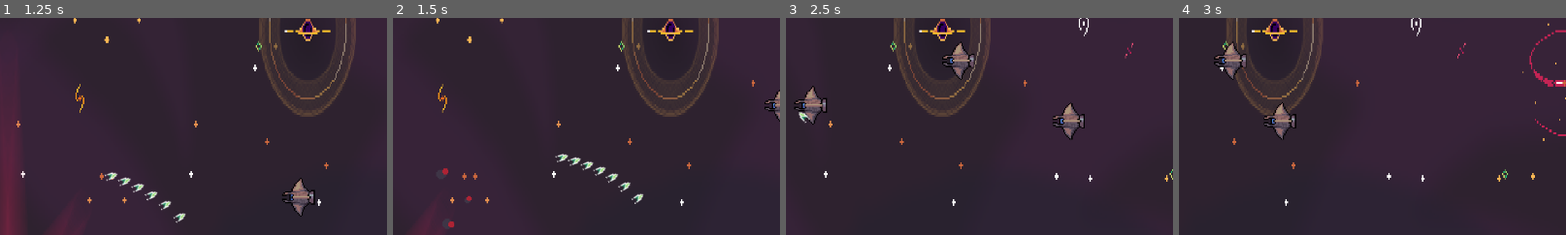
Above: before the commit, frames 1-4 (left to right).
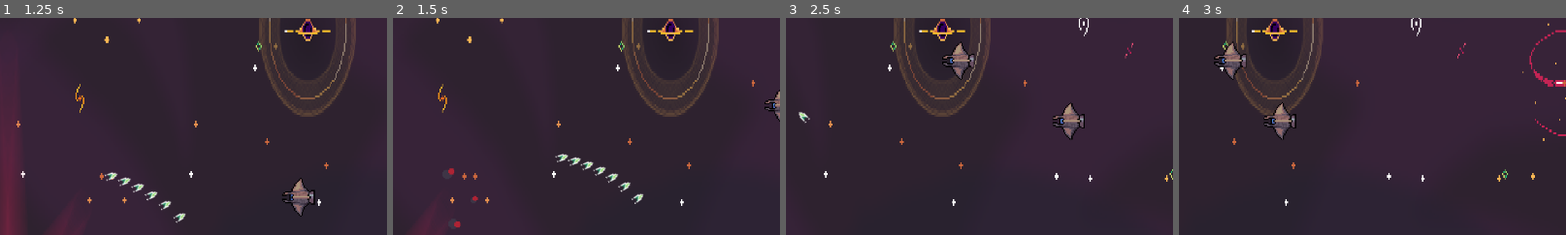
Above: after the commit, the same moments.

Repository: amantenoah/03-Shoot-EEm-Up
Game: Godot game, scene res://game_scene.tscn
The game is run twice, just before and just after one commit, with the same random seed, the same clock (stepped at 60 frames per second) and the same inputs.
Inputs (mouse positions are % of the whole screen's width and height, from its top left):
- Up to frame 1 (1.25 s): move the mouse to (72, 45) at 0.52 s; press the mouse at (72, 45) at 0.53 s; hold D (right) from 0.53 s (still down)
- Up to frame 2 (1.5 s): move the mouse to (30, 55) at 1.27 s; release D (right) at 1.28 s; release the mouse at (30, 55) at 1.28 s; hold S (down) from 1.28 s (still down); click (30, 55) at 1.35 s
- Up to frame 3 (2.5 s): move the mouse to (60, 28) at 2.02 s; release S (down) at 2.03 s; press the mouse at (60, 28) at 2.03 s; hold D (right) from 2.03 s (still down)
- Up to frame 4 (3 s): move the mouse to (45, 70) at 2.77 s; release D (right) at 2.78 s; release the mouse at (45, 70) at 2.78 s; hold W (up) from 2.78 s (still down); click (45, 70) at 2.85 s
The pictures show only the part of the screen within x 18-67%, y 24-74%; the shares and areas given below are measured in that part.

Frame 1 is identical in both runs. In frame 2, 0.2% of the frame differs, in the area x 12-23%, y 69-97%; in frame 3, 0.6%, in the area x 2-11%, y 31-50%; in frame 4, nothing differs.

Commit message:
redid enemy offscreen using built-in godot signals

Diff:
--- a/shoot-em-up/enemy.gd
+++ b/shoot-em-up/enemy.gd
@@ -10,7 +10,7 @@
 	# Find the Parallax2D node (adjust path as needed)
 	parallax_speed_reference = get_node("/root/Main/Parallax2D")
 
-func _process(delta: float) -> void:
+func _physics_process(delta: float) -> void:
 	# Get current parallax scroll speed
 	var background_speed = 0
 	if parallax_speed_reference:
@@ -36,3 +36,7 @@
 	explosion.global_position = global_position
 	get_parent().add_child(explosion)
 	queue_free()
+
+
+func _on_visible_on_screen_notifier_2d_screen_exited() -> void:
+	pass # Replace with function body.
--- /dev/null
+++ b/shoot-em-up/level_progress.gd
@@ -0,0 +1,11 @@
+extends Node2D
+
+
+# Called when the node enters the scene tree for the first time.
+func _ready() -> void:
+	pass # Replace with function body.
+
+
+# Called every frame. 'delta' is the elapsed time since the previous frame.
+func _process(delta: float) -> void:
+	pass
--- a/shoot-em-up/project.godot
+++ b/shoot-em-up/project.godot
@@ -8,11 +8,15 @@
 
 config_version=5
 
+[animation]
+
+compatibility/default_parent_skeleton_in_mesh_instance_3d=true
+
 [application]
 
 config/name="Shoot_em_up"
 run/main_scene="res://game_scene.tscn"
-config/features=PackedStringArray("4.5", "Forward Plus")
+config/features=PackedStringArray("4.6", "Forward Plus")
 config/icon="res://icon.svg"
 
 [input]
Not shown, added: shoot-em-up/level_progress.gd.uid
